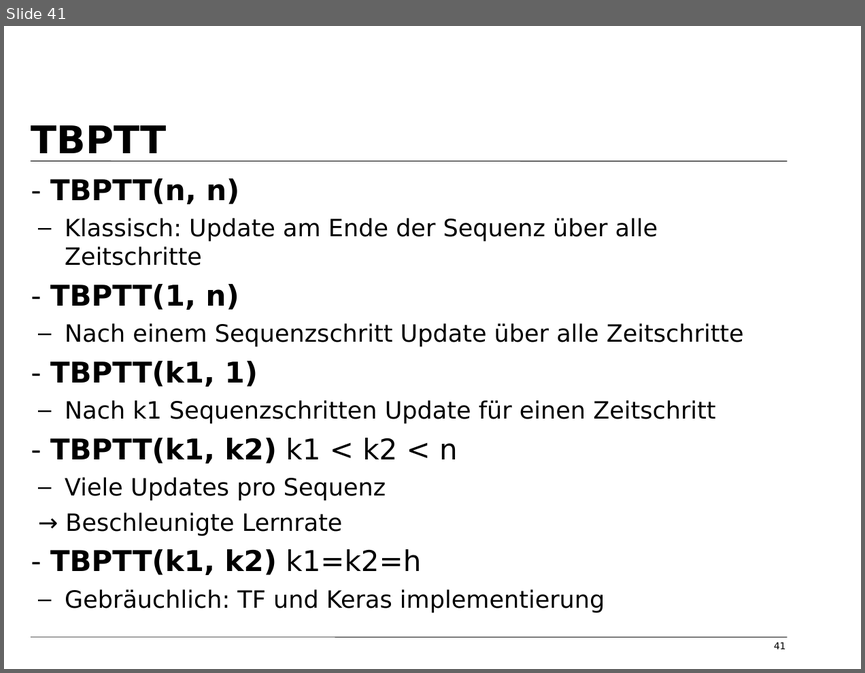
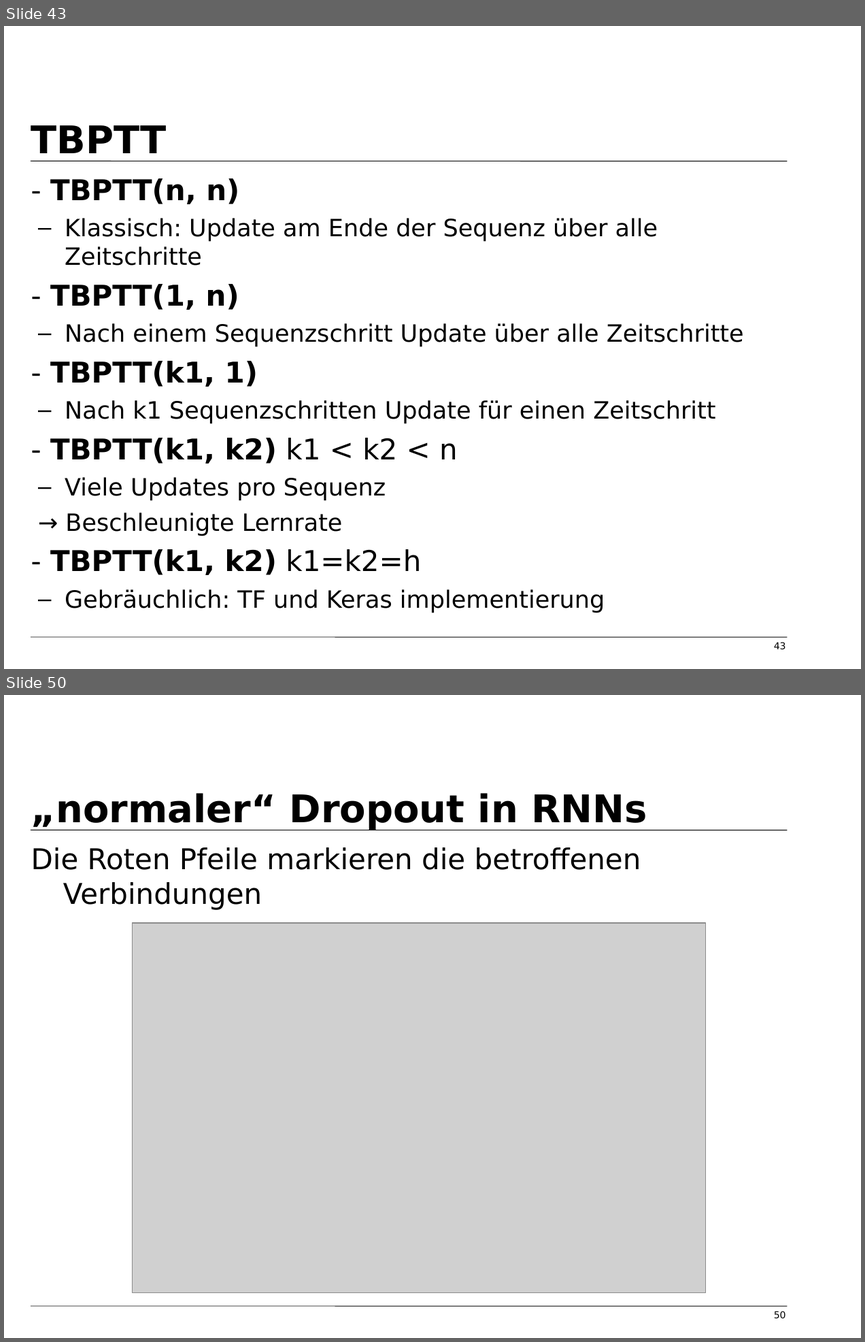
Before and after one commit to tfassbender/deep_learning_team_rnn, a slide deck: vorlesung/vorlesung_rnn_tobias_marvin.odp. Shown one above the other, each under a label of ours: slide 41 before the commit, slides 43 and 50 after it; the slides between them are not shown. The pictures are 865x673 and 865x1342 pixels, drawn with LibreOffice and Linux fonts; fonts in the diff are those of the drawing; grey boxes stand for pictures; background and template pictures are left out. Boxes give left, top, right and bottom in pixels: in the first picture for what was removed or moved away, otherwise in the second. Text is boxed around its words. In the diff, an @@ line names an element or a change of style, - is before the commit and + after.

Commit message:
bidirektionale rnns hinzugefügt

```diff
--- a/vorlesung/vorlesung_rnn_tobias_marvin.odp
+++ b/vorlesung/vorlesung_rnn_tobias_marvin.odp
@@ slide 50 added at [4, 695, 861, 1338], background #FFFFFF; not listed: 2 template elements that a slide beside it also shows @@
@@ title added at [31, 793, 647, 830], 32 pt, text #000000, bold @@
+„normaler“ Dropout in RNNs
@@ text added at [31, 847, 641, 910], 24 pt, text #000000 @@
+Die Roten Pfeile markieren die betroffenen Verbindungen
@@ picture added at [133, 923, 706, 1293] @@
@@ page number added at [774, 1310, 786, 1319], 8 pt, text #000000 @@
+50
@@ what was slide 41 is now slide 43 @@
@@ page number at [774, 641, 786, 650]: text changed @@
-41
+43
```
Also in this commit, not shown: 6 slides changed, 10 other slides added, 1 slide removed, 2 other files.
